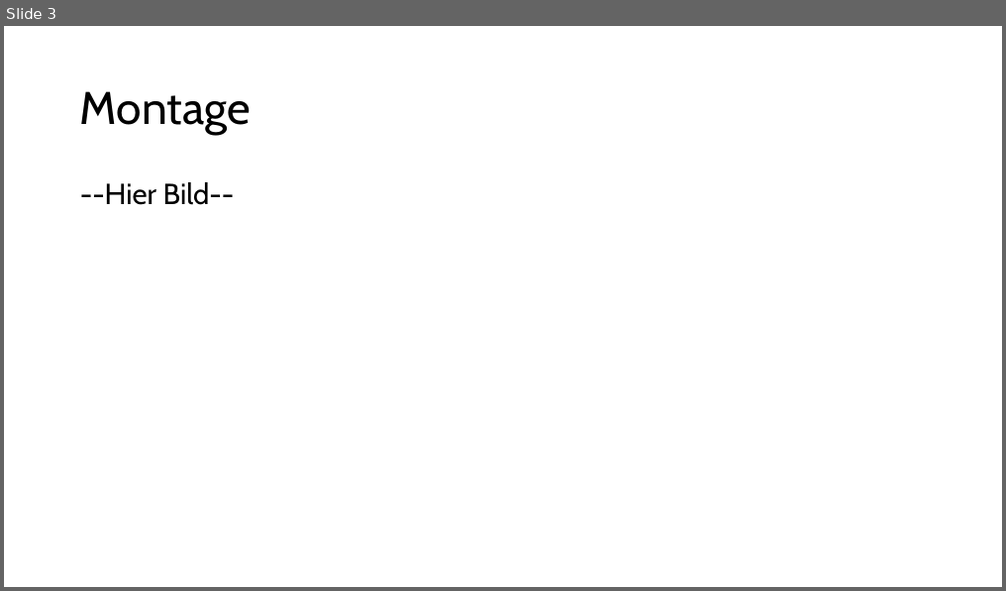
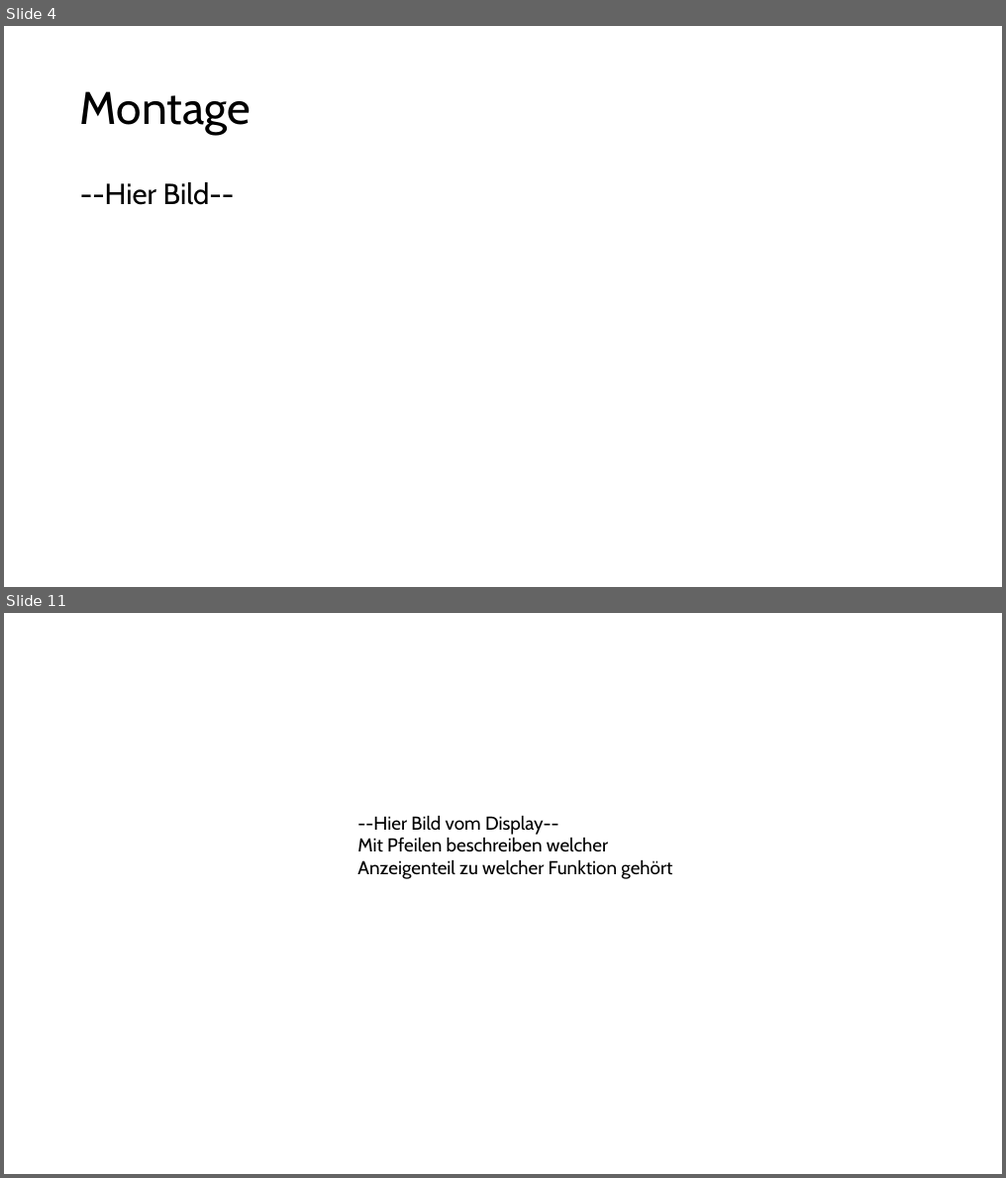
Before and after one commit to leo2619/Infinity_mirror, a slide deck: Infinity Spiegel.pptx. Shown one above the other, each under a label of ours: slide 3 before the commit, slides 4 and 11 after it; the slides between them are not shown. The pictures are 1006x591 and 1006x1178 pixels, drawn with LibreOffice and Linux fonts; fonts in the diff are those of the drawing. Boxes give left, top, right and bottom in pixels: in the first picture for what was removed or moved away, otherwise in the second. Text is boxed around its words. In the diff, an @@ line names an element or a change of style, - is before the commit and + after.

```diff
--- a/Infinity Spiegel.pptx
+++ b/Infinity Spiegel.pptx
@@ slide 11 added at (4,613,1002,1174), background #FFFFFF @@
@@ text added at (357,815,672,879), 18 pt, text #000000 @@
+--Hier Bild vom Display--
+Mit Pfeilen beschreiben welcher Anzeigenteil zu welcher Funktion gehört
@@ what was slide 3 is now slide 4 @@
```
Also in this commit, not shown: 3 slides changed, 3 other slides added, 2 slides removed.
